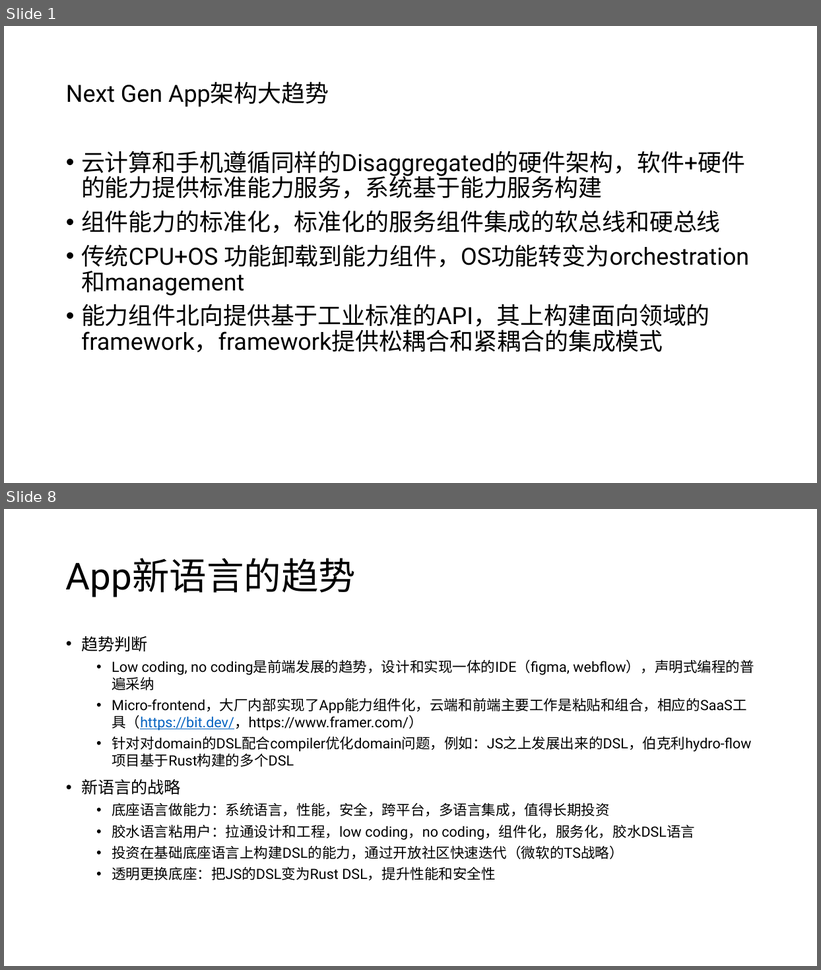
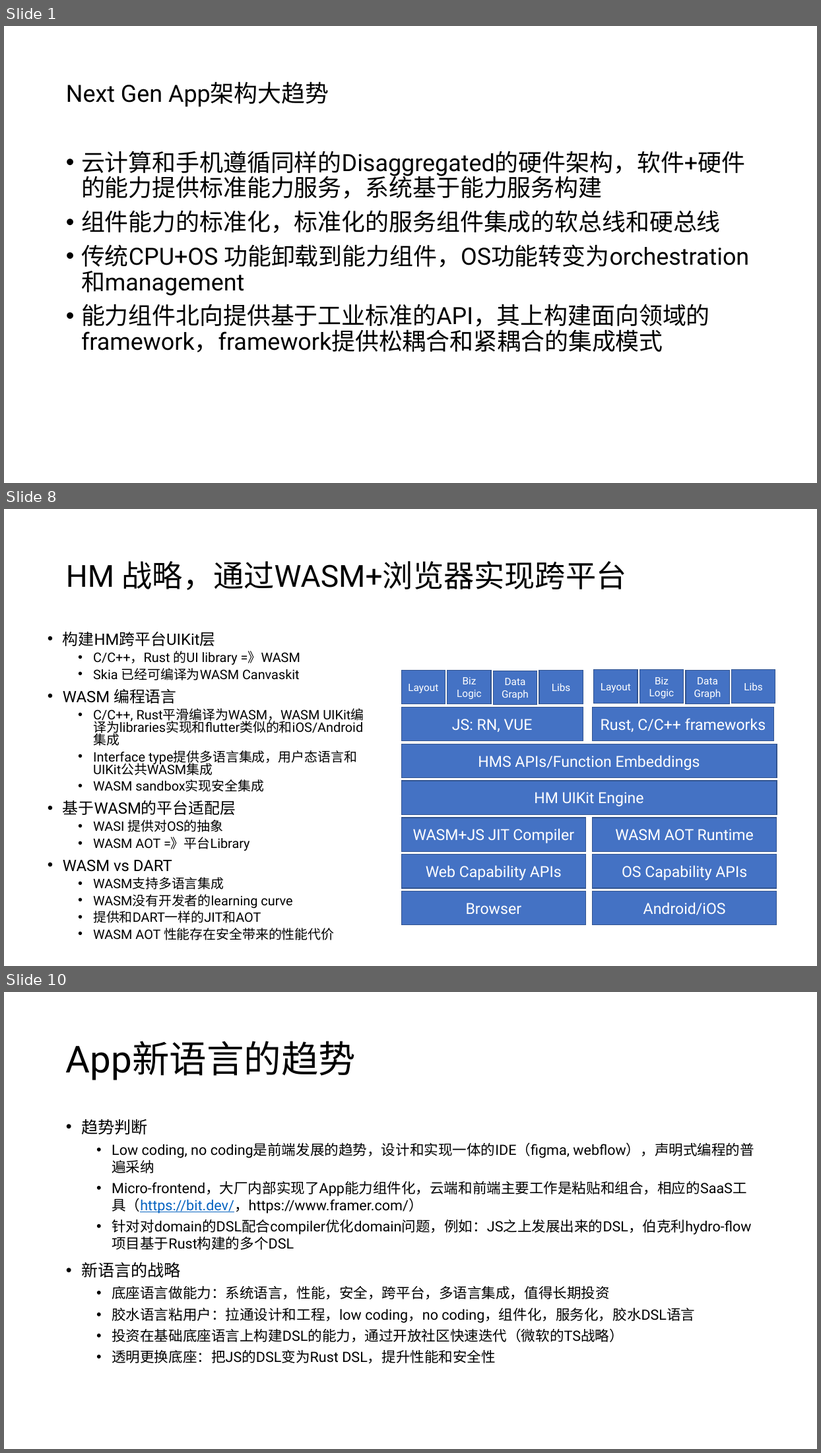
Before and after one commit to sbagga/mistyminds, a slide deck: _posts/Next Gen App Architecture.pptx. Shown one above the other, each under a label of ours: slides 1 and 8 before the commit, slides 1, 8 and 10 after it; the slides between them are not shown. The pictures are 821x970 and 821x1453 pixels, drawn with LibreOffice and Linux fonts; fonts in the diff are those of the drawing. Boxes give left, top, right and bottom in pixels: in the first picture for what was removed or moved away, otherwise in the second. Text is boxed around its words. In the diff, an @@ line names an element or a change of style, - is before the commit and + after.

```diff
--- a/_posts/Next Gen App Architecture.pptx
+++ b/_posts/Next Gen App Architecture.pptx
@@ slide 8 added at box(4, 509, 817, 966), background #FFFFFF @@
@@ title added at box(66, 561, 627, 590), 36 pt, text #000000 @@
+HM 战略，通过WASM+浏览器实现跨平台
@@ text added at box(63, 632, 357, 941), 15.5 pt, text #000000 @@
+• 构建HM跨平台UIKit层
+  • C/C++，Rust 的UI library =》WASM
+  • Skia 已经可编译为WASM Canvaskit
+• WASM 编程语言
+  • C/C++, Rust平滑编译为WASM，WASM UIKit编译为libraries实现和flutter类似的和iOS/Android集成
+  • Interface type提供多语言集成，用户态语言和UIKit公共WASM集成
+  • WASM sandbox实现安全集成
+• 基于WASM的平台适配层
+  • WASI 提供对OS的抽象
+  • WASM AOT =》平台Library
+• WASM vs DART
+  • WASM支持多语言集成
+  • WASM没有开发者的learning curve
+  • 提供和DART一样的JIT和AOT
+  • WASM AOT 性能存在安全带来的性能代价
@@ group added at box(402, 670, 583, 704): 4 rectangles @@
+Layout
+Biz Logic
+Data Graph
+Libs
@@ group added at box(594, 670, 776, 704): 4 rectangles @@
+Layout
+Biz Logic
+Data Graph
+Libs
@@ rectangle added at box(402, 707, 583, 741), fill #4472C4, outline #325491 1 pt, 18 pt, text #FFFFFF @@
+JS: RN, VUE
@@ rectangle added at box(593, 707, 774, 741), fill #4472C4, outline #325491 1 pt, 18 pt, text #FFFFFF @@
+Rust, C/C++ frameworks
@@ rectangle added at box(402, 745, 777, 778), fill #4472C4, outline #325491 1 pt, 18 pt, text #FFFFFF @@
+HMS APIs/Function Embeddings
@@ rectangle added at box(402, 781, 777, 815), fill #4472C4, outline #325491 1 pt, 18 pt, text #FFFFFF @@
+HM UIKit Engine
@@ rectangle added at box(402, 819, 586, 852), fill #4472C4, outline #325491 1 pt, 18 pt, text #FFFFFF @@
+WASM+JS JIT Compiler
@@ rectangle added at box(593, 819, 777, 852), fill #4472C4, outline #325491 1 pt, 18 pt, text #FFFFFF @@
+WASM AOT Runtime
@@ rectangle added at box(402, 855, 586, 889), fill #4472C4, outline #325491 1 pt, 18 pt, text #FFFFFF @@
+Web Capability APIs
@@ rectangle added at box(593, 855, 777, 889), fill #4472C4, outline #325491 1 pt, 18 pt, text #FFFFFF @@
+OS Capability APIs
@@ rectangle added at box(402, 891, 586, 925), fill #4472C4, outline #325491 1 pt, 18 pt, text #FFFFFF @@
+Browser
@@ rectangle added at box(593, 891, 777, 925), fill #4472C4, outline #325491 1 pt, 18 pt, text #FFFFFF @@
+Android/iOS
@@ what was slide 8 is now slide 10 @@
```
Also in this commit, not shown: 7 slides changed, 1 other slide added, 1 other file.
